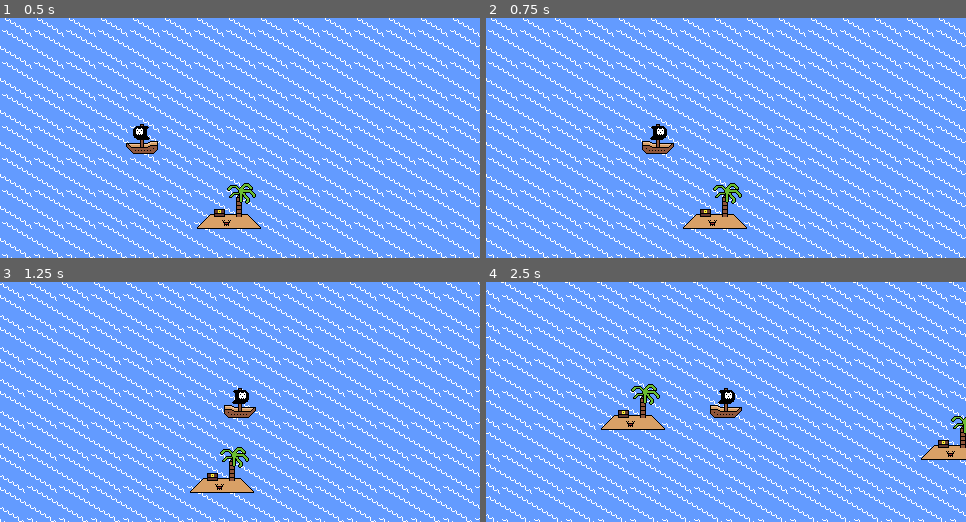
Above: before the commit, frames 1-4 (two rows, left to right).
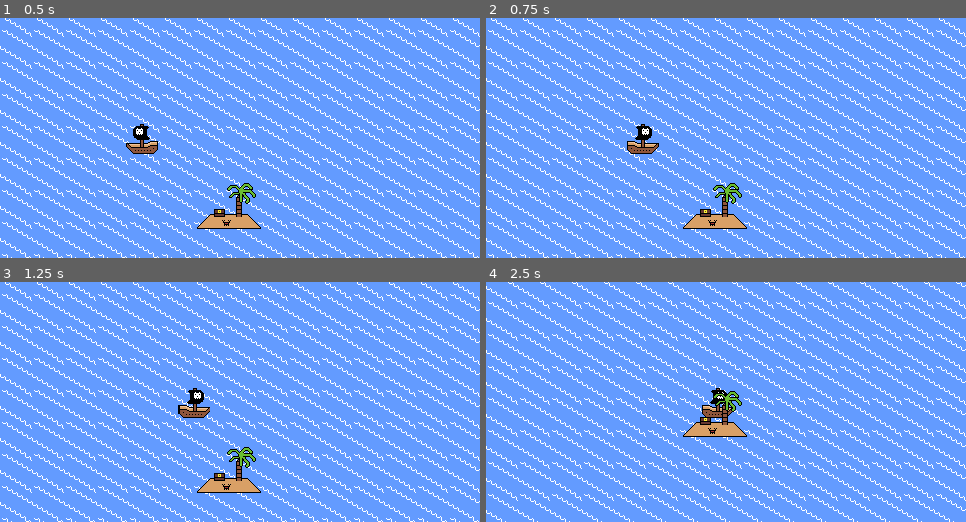
Above: after the commit, the same moments.

Repository: HeyNeek/CaptainCatsAdventure
Game: Godot game, scene res://scenes/ocean_map.tscn
Same seed, same stepped clock (60 frames per second), same inputs: the game is played once before the commit and once after it.
Inputs:
- Up to frame 1 (0.5 s): no input
- Up to frame 2 (0.75 s): tap Enter at 0.5 s; hold D (move_ship_right) from 0.53 s (still down); tap N (no_action) at 0.6 s
- Up to frame 3 (1.25 s): keep holding D (move_ship_right)
- Up to frame 4 (2.5 s): release D (move_ship_right) at 1.28 s; hold S (move_ship_down) 1.28-2.03 s; tap N (no_action) at 1.35, 2.1 s; hold D (move_ship_right) from 2.03 s (still down)

Frame 1 is identical in both runs. In frame 2, 0.7% of the frame differs, in the area x 29-40%, y 44-57%; in frame 3, 18%; in frame 4, 19%, in the area x 0-100%, y 0-100%.

Commit message:
added Area2D node to BasicIsland scene tree and changed some logic for docking

Diff:
--- /dev/null
+++ b/scenes/basic_island.gd
@@ -0,0 +1,9 @@
+extends StaticBody2D
+
+#maybe also we make the BasicIsland reusable outside of main islands for figuring out what level to enter?
+
+#signal function that detects when player enters BasicIsland area and calls PirateShip's dock_ship() function
+func _on_area_2d_body_entered(body):
+	if body.name == "PirateShip":
+		print("PirateShip is hitting island!")
+		body.dock_ship()
--- a/scenes/basic_island.tscn
+++ b/scenes/basic_island.tscn
@@ -1,12 +1,17 @@
-[gd_scene load_steps=3 format=3 uid="uid://1w3nc06xios8"]
+[gd_scene load_steps=5 format=3 uid="uid://1w3nc06xios8"]
 
 [ext_resource type="Texture2D" uid="uid://b85p5tqnp7iyx" path="res://assets/sprites/basic_island.png" id="1_h4plv"]
+[ext_resource type="Script" path="res://scenes/basic_island.gd" id="1_mbfro"]
 
 [sub_resource type="RectangleShape2D" id="RectangleShape2D_jw4dx"]
 size = Vector2(54, 15)
 
+[sub_resource type="RectangleShape2D" id="RectangleShape2D_0k6ka"]
+size = Vector2(66, 17)
+
 [node name="BasicIsland" type="StaticBody2D" groups=["islands"]]
 collision_layer = 2
+script = ExtResource("1_mbfro")
 
 [node name="Sprite2D" type="Sprite2D" parent="."]
 texture = ExtResource("1_h4plv")
@@ -14,3 +19,11 @@
 [node name="CollisionShape2D" type="CollisionShape2D" parent="."]
 position = Vector2(0, 15.5)
 shape = SubResource("RectangleShape2D_jw4dx")
+
+[node name="Area2D" type="Area2D" parent="."]
+
+[node name="CollisionShape2D" type="CollisionShape2D" parent="Area2D"]
+position = Vector2(0, 15.5)
+shape = SubResource("RectangleShape2D_0k6ka")
+
+[connection signal="body_entered" from="Area2D" to="." method="_on_area_2d_body_entered"]
--- a/scripts/pirate_ship.gd
+++ b/scripts/pirate_ship.gd
@@ -26,13 +26,6 @@
 	if is_active:
 		handle_ship_movement()
 		move_and_slide()
-
-		#TODO: This is an inconsistent way to check collision, probably should use an Area2d or someshit idk
-		var collision = move_and_collide(velocity * delta)
-		if collision:
-			var collider = collision.get_collider()
-			if collider.is_in_group("islands"):  # Optional: Check if it's part of a specific group
-				dock_ship()
 	else:
 		decide_to_dock()
 
@@ -74,12 +67,14 @@
 	if velocity.y < -100:
 		velocity.y = -100
 
+#function that pauses movement of PirateShip and instantiates DockShipMessage scene
 func dock_ship():
 	is_active = false
 	dock_message_instance = dock_message.instantiate()
 	self.add_child(dock_message_instance)
 	dock_message_instance.global_position.y += 50
 
+#function that asks checks for player input Y/N on whether or not to dock ship and enter level
 func decide_to_dock():
 	#TODO: need to add some sort of way to figure out what scene to enter in, not really sure how Im going to go about this.
 	#Either way, should probably limit island amount to something tiny for now. Maybe 6?
